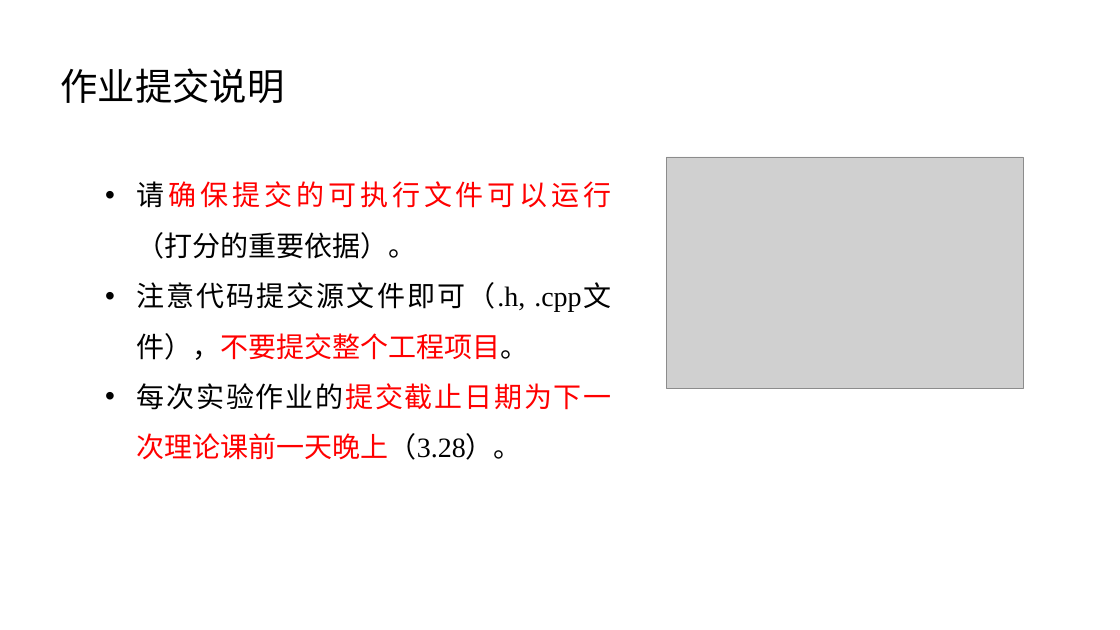
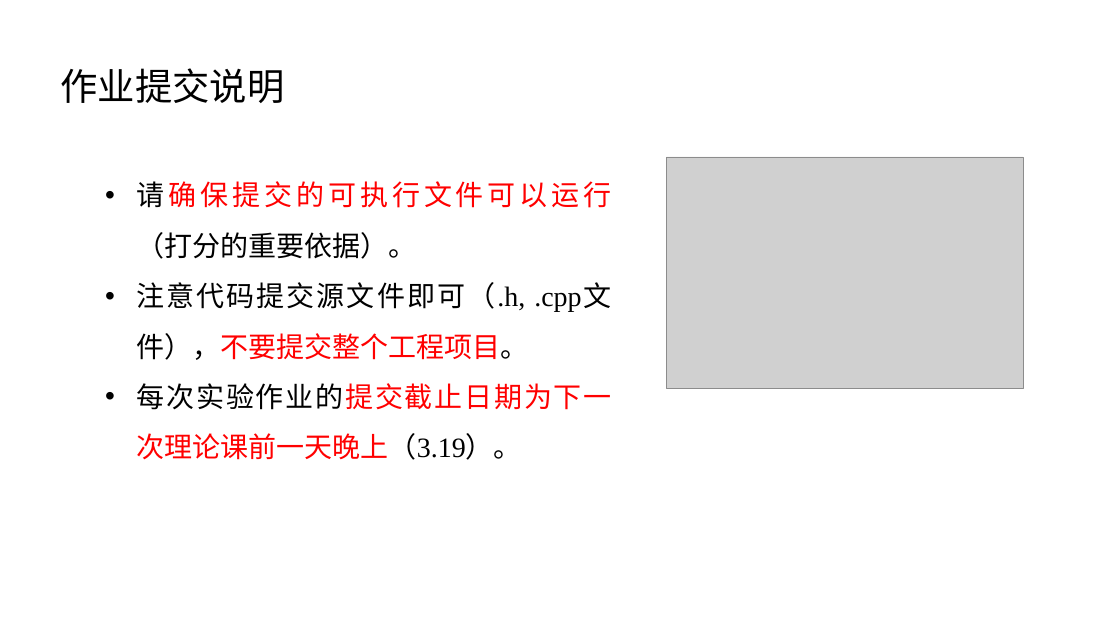
Before and after one commit to kirisaaame/XMU_DMT_Learning, a slide deck: slide 14 of 计算机图形学/实验/实验1/实验1.pptx (slide 12 before the commit). Drawn at 1120x630 pixels with LibreOffice and Linux fonts; fonts in the diff are those of the drawing; grey boxes stand for pictures. Boxes give left, top, right and bottom in pixels: in the first picture for what was removed or moved away, otherwise in the second. Text is boxed around its words. In the diff, an @@ line names an element or a change of style, - is before the commit and + after.

```diff
--- a/计算机图形学/实验/实验1/实验1.pptx
+++ b/计算机图形学/实验/实验1/实验1.pptx
@@ text at box(137, 383, 612, 460): text changed @@
-• 每次实验作业的提交截止日期为下一次理论课前一天晚上（3.28）。
+• 每次实验作业的提交截止日期为下一次理论课前一天晚上（3.19）。
```
Also in this commit, not shown: 4 other slides changed, 2 slides added, 14 other files.
